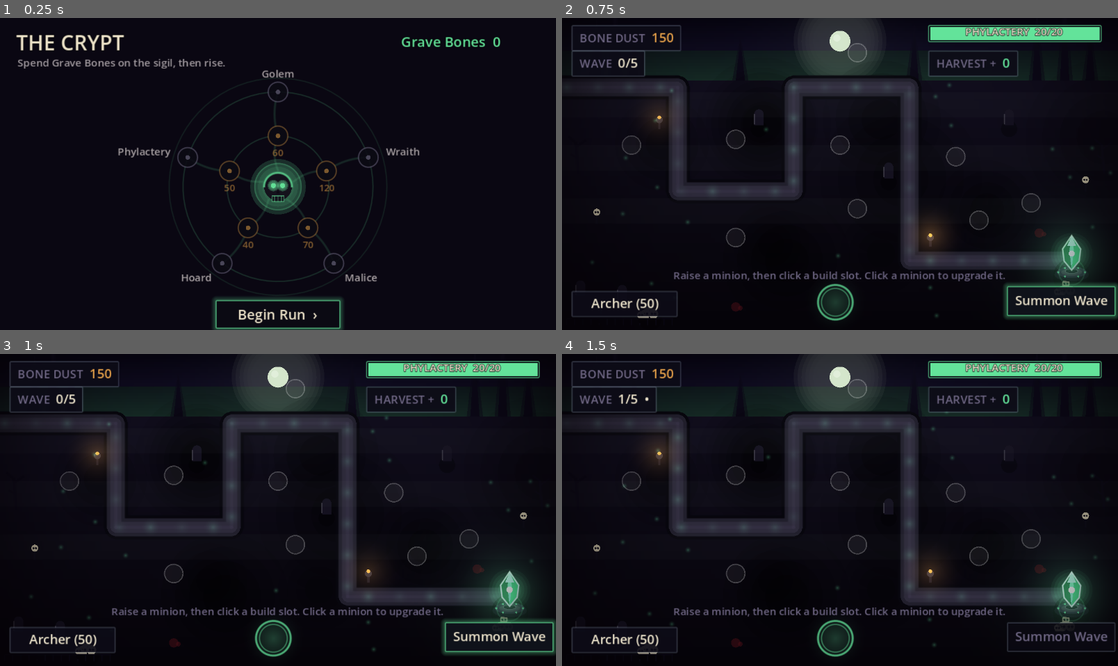
Above: before the commit, frames 1-4 (two rows, left to right).
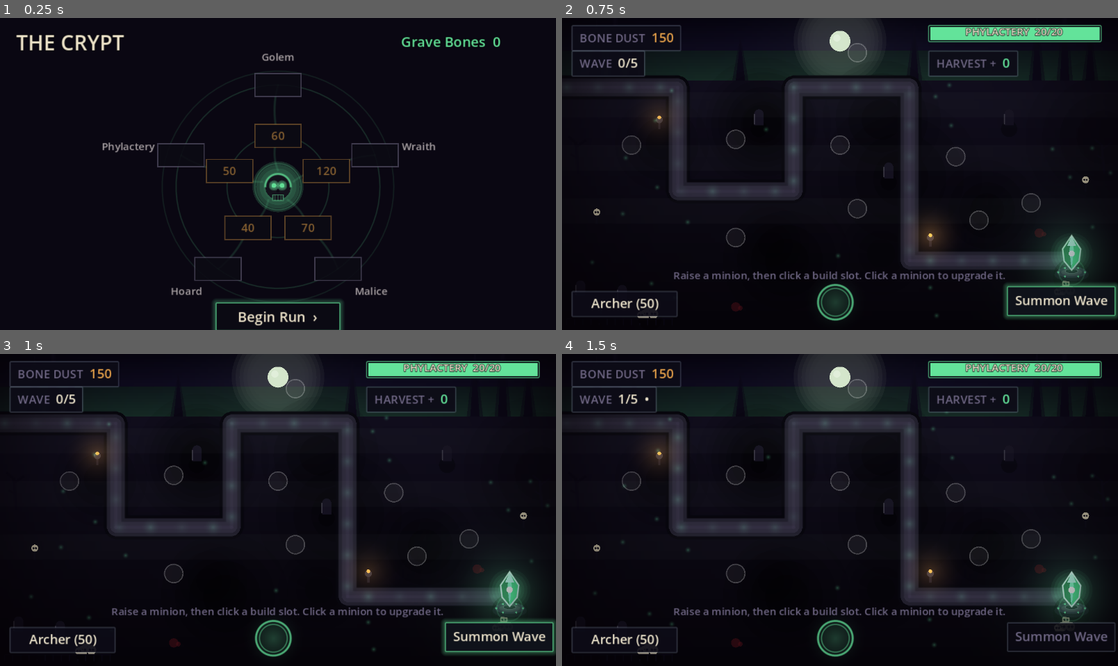
Above: after the commit, the same moments.

Repository: aschollwoeck/debonethemall
Game: Godot game, scene res://scenes/hub/hub.tscn
The game is run twice, just before and just after one commit, with the same random seed, the same clock (stepped at 60 frames per second) and the same inputs.
Inputs:
- Up to frame 1 (0.25 s): no input
- Up to frame 2 (0.75 s): click "Begin Run ›" at 0.5 s
- Up to frame 3 (1 s): no input
- Up to frame 4 (1.5 s): click "Summon Wave" at 1.25 s

The runs differ from the first frame. In frame 1, 5.0% of the frame differs, in the area x 3-79%, y 11-100%; in frame 2, nothing differs; in frame 3, nothing differs; in frame 4, nothing differs.

Commit message:
feat(visual): rectangular sigil nodes, tighter layout (M2b slice 8)
Per feedback: make each clickable skill node a compact rectangular card (cost, or
a green gem when owned) instead of a circle, and tighten the sigil. Keeps the
skull-core + radiating veins + rings; states still read at a glance (owned glow /
amber cost / dim locked), hover shows name+desc, click buys. Dropped the subtitle
to reclaim vertical space; rect hit-testing. Buying/routing/data unchanged.

Co-Authored-By: Claude Opus 4.8 (1M context) <noreply@anthropic.com>
Claude-Session: https://claude.ai/code/session_01P8fbTuTW77i57Wh6oPPauN

Diff:
--- a/scripts/hub/hub.gd
+++ b/scripts/hub/hub.gd
@@ -2,10 +2,11 @@
 ## Hub scene ("The Crypt") — the meta screen and the game's entry point (GDD §5/§10).
 ##
 ## The skill tree is a **necromantic sigil** (art-direction §10): a central glowing skull-core with
-## vein-branches radiating to the route nodes, concentric sigil rings framing it. Node states read
-## at a glance — owned (accent glow), available (amber pulse), locked (dim behind its gate), or
-## met-but-unaffordable (amber dim). Veins light up as a branch is unlocked. Custom-drawn smooth
-## (the UI is the smooth layer); clicking an available node buys it via SkillTree and autosaves.
+## vein-branches radiating to the route nodes, concentric sigil rings framing it. Each node is a
+## compact **rectangular card** (cost, or a gem when owned); states read at a glance — owned
+## (accent glow), available (amber pulse), locked (dim behind its gate), or met-but-unaffordable
+## (amber dim). Veins light up as a branch is unlocked. Custom-drawn smooth (the UI is the smooth
+## layer); hovering a card shows its name/description, and clicking an available card buys it.
 ##
 ## Buying/routing/currency all go through SkillTree + MetaState (unchanged); this file only changes
 ## how the tree is presented and how nodes are picked.
@@ -25,8 +26,8 @@
 # --- sigil geometry (logical 480×270 space) ---
 const CENTER := Vector2(240, 146)
 const R_INNER := 44.0
-const R_OUTER := 82.0
-const NODE_R := 8.5
+const R_OUTER := 88.0
+const CARD := Vector2(40, 20)   # compact rectangular node
 
 # --- palette (art-direction §3) ---
 const ACCENT := Color(0.39, 0.89, 0.60)   # necrotic — owned / lit veins / core
@@ -49,7 +50,7 @@
 	_refresh()
 
 
-## Precomputes each node's position on its spoke (done once; states are read live in _draw).
+## Precomputes each node's card centre on its spoke (done once; states are read live in _draw).
 func _build_sigil() -> void:
 	_sigil_nodes.clear()
 	for i in ROUTES.size():
@@ -68,7 +69,6 @@
 	var title := _label("THE CRYPT", 18, BONE, Vector2(14, 8))
 	title.add_theme_color_override("font_outline_color", Color(0, 0, 0, 0.6))
 	title.add_theme_constant_override("outline_size", 3)
-	_label("Spend Grave Bones on the sigil, then rise.", 9, DIMV.lerp(BONE, 0.4), Vector2(15, 32))
 
 	_balance_label = _label("", 12, ACCENT, Vector2(346, 12))
 	_balance_label.add_theme_color_override("font_outline_color", Color(0, 0, 0, 0.6))
@@ -77,8 +77,8 @@
 	var begin := Button.new()
 	begin.text = "Begin Run  ›"
 	begin.focus_mode = Control.FOCUS_NONE
-	begin.position = Vector2(186, 244)
-	begin.custom_minimum_size = Vector2(108, 20)
+	begin.position = Vector2(186, 246)
+	begin.custom_minimum_size = Vector2(108, 18)
 	begin.add_theme_font_size_override("font_size", 12)
 	begin.add_theme_color_override("font_color", BONE)
 	begin.add_theme_color_override("font_hover_color", Color.WHITE)
@@ -140,20 +140,20 @@
 		var outer: Vector2 = CENTER + dir * R_OUTER
 		_vein(CENTER + dir * 14.0, inner, _vein_color(ROUTES[i]["nodes"][0]))
 		_vein(inner, outer, _vein_color(ROUTES[i]["nodes"][1]))
-	# route titles just past each outer node, aligned outward so they never overlap the node/cost
+	# route titles just past each outer card, aligned outward so they never overlap a card
 	var font := get_theme_default_font()
 	for i in ROUTES.size():
 		var ang := -PI / 2.0 + i * TAU / ROUTES.size()
 		var dir := Vector2(cos(ang), sin(ang))
 		var title: String = ROUTES[i]["title"]
 		var tw := font.get_string_size(title, HORIZONTAL_ALIGNMENT_LEFT, -1, 9).x
-		var tp: Vector2 = CENTER + dir * (R_OUTER + NODE_R + 7.0) + Vector2(0, 3)
+		var tp: Vector2 = CENTER + dir * (R_OUTER + 24.0) + Vector2(0, 3)
 		if dir.x < -0.3:
-			tp.x -= tw                    # left spoke: text ends at the node, extends outward
+			tp.x -= tw                    # left spoke: text ends at the card, extends outward
 		elif dir.x <= 0.3:
 			tp.x -= tw / 2.0              # top/bottom spoke: centre
 		draw_string(font, tp, title, HORIZONTAL_ALIGNMENT_LEFT, -1, 9, DIMV.lerp(BONE, 0.45))
-	# nodes
+	# node cards
 	for n in _sigil_nodes:
 		_draw_node(n, font)
 	# core + hovered info card (on top)
@@ -193,40 +193,43 @@
 	return "locked"
 
 
+## A compact rectangular card: cost when buyable, a gem when owned, dim when locked.
 func _draw_node(n: Dictionary, font: Font) -> void:
 	var pos: Vector2 = n["pos"]
 	var st := _node_state(n["id"])
+	var rect := Rect2(pos - CARD * 0.5, CARD)
 	var pulse := 0.5 + 0.5 * sin(_t * 3.0)
+	var bg := VOID
+	var border: Color
+	var txt := str(int(SkillTree.get_node_def(n["id"]).get("cost", 0)))
+	var txt_col := BONE
 	match st:
 		"owned":
-			_glow(pos, 15.0, ACCENT, 0.5)
-			draw_circle(pos, NODE_R, Color(ACCENT.r, ACCENT.g, ACCENT.b, 0.85))
-			draw_arc(pos, NODE_R, 0.0, TAU, 28, Color.WHITE.lerp(ACCENT, 0.5), 1.5, true)
-			draw_circle(pos, 2.4, VOID)
+			_glow(pos, 15.0, ACCENT, 0.45)
+			bg = Color(ACCENT.r, ACCENT.g, ACCENT.b, 0.22)
+			border = Color.WHITE.lerp(ACCENT, 0.5)
+			txt = ""   # the green gem conveys ownership
 		"avail":
-			_glow(pos, 13.0, AMBER, 0.18 + 0.16 * pulse)
-			draw_circle(pos, NODE_R, VOID)
-			draw_arc(pos, NODE_R, 0.0, TAU, 28, Color(AMBER.r, AMBER.g, AMBER.b, 0.55 + 0.45 * pulse), 1.5, true)
-			draw_circle(pos, 2.2, Color(AMBER.r, AMBER.g, AMBER.b, 0.9))
-			_cost_label(pos, n["id"], AMBER, font)
+			_glow(pos, 12.0, AMBER, 0.14 + 0.14 * pulse)
+			border = Color(AMBER.r, AMBER.g, AMBER.b, 0.55 + 0.45 * pulse)
+			txt_col = AMBER
 		"poor":
-			draw_circle(pos, NODE_R, VOID)
-			draw_arc(pos, NODE_R, 0.0, TAU, 28, Color(AMBER.r, AMBER.g, AMBER.b, 0.34), 1.0, true)
-			draw_circle(pos, 2.0, Color(AMBER.r, AMBER.g, AMBER.b, 0.5))
-			_cost_label(pos, n["id"], Color(AMBER.r, AMBER.g, AMBER.b, 0.55), font)
+			border = Color(AMBER.r, AMBER.g, AMBER.b, 0.34)
+			txt_col = Color(AMBER.r, AMBER.g, AMBER.b, 0.55)
 		_:
-			draw_circle(pos, NODE_R, Color(VOID.r, VOID.g, VOID.b, 0.85))
-			draw_arc(pos, NODE_R, 0.0, TAU, 28, Color(DIMV.r, DIMV.g, DIMV.b, 0.5), 1.0, true)
-			draw_circle(pos, 2.0, Color(DIMV.r, DIMV.g, DIMV.b, 0.6))
+			bg = Color(VOID.r, VOID.g, VOID.b, 0.85)
+			border = Color(DIMV.r, DIMV.g, DIMV.b, 0.5)
+			txt = ""
+	draw_rect(rect, bg)
+	draw_rect(rect, border, false, 1.0)
 	if _hover == n["id"] and st != "locked":
-		draw_arc(pos, NODE_R + 2.5, 0.0, TAU, 30, Color(1, 1, 1, 0.5), 1.0, true)
-
-
-func _cost_label(pos: Vector2, id: String, col: Color, font: Font) -> void:
-	var cost := int(SkillTree.get_node_def(id).get("cost", 0))
-	var txt := str(cost)
-	var w := font.get_string_size(txt, HORIZONTAL_ALIGNMENT_LEFT, -1, 8).x
-	draw_string(font, pos + Vector2(-w / 2.0, NODE_R + 9.0), txt, HORIZONTAL_ALIGNMENT_LEFT, -1, 8, col)
+		draw_rect(rect.grow(2.0), Color(1, 1, 1, 0.5), false, 1.0)
+	if st == "owned":
+		draw_circle(pos, 3.2, VOID)
+		draw_circle(pos, 1.6, Color(ACCENT.r, ACCENT.g, ACCENT.b, 0.9))
+	elif txt != "":
+		var sz := font.get_string_size(txt, HORIZONTAL_ALIGNMENT_LEFT, -1, 10)
+		draw_string(font, pos + Vector2(-sz.x / 2.0, 3.5), txt, HORIZONTAL_ALIGNMENT_LEFT, -1, 10, txt_col)
 
 
 func _glow(pos: Vector2, r: float, col: Color, intensity: float) -> void:
@@ -238,24 +241,24 @@
 ## The central skull-core: a dark cranium with an accent rim, glowing eyes, a hint of jaw.
 func _draw_core() -> void:
 	var pulse := 0.5 + 0.5 * sin(_t * 2.0)
-	_glow(CENTER, 24.0, ACCENT, 0.28 + 0.10 * pulse)
+	_glow(CENTER, 22.0, ACCENT, 0.26 + 0.10 * pulse)
 	# cranium
-	draw_circle(CENTER, 12.0, Color(0.08, 0.07, 0.11))
-	draw_arc(CENTER, 12.0, PI, TAU, 24, Color(ACCENT.r, ACCENT.g, ACCENT.b, 0.75), 1.5, true)
+	draw_circle(CENTER, 11.0, Color(0.08, 0.07, 0.11))
+	draw_arc(CENTER, 11.0, PI, TAU, 24, Color(ACCENT.r, ACCENT.g, ACCENT.b, 0.75), 1.5, true)
 	# jaw
-	draw_rect(Rect2(CENTER.x - 5.0, CENTER.y + 8.0, 10.0, 5.0), Color(0.08, 0.07, 0.11))
-	draw_rect(Rect2(CENTER.x - 5.0, CENTER.y + 8.0, 10.0, 5.0), Color(ACCENT.r, ACCENT.g, ACCENT.b, 0.5), false, 1.0)
-	for tx in [-3.0, 0.0, 3.0]:
-		draw_line(CENTER + Vector2(tx, 8.0), CENTER + Vector2(tx, 13.0), Color(ACCENT.r, ACCENT.g, ACCENT.b, 0.3), 1.0)
+	draw_rect(Rect2(CENTER.x - 4.5, CENTER.y + 7.0, 9.0, 5.0), Color(0.08, 0.07, 0.11))
+	draw_rect(Rect2(CENTER.x - 4.5, CENTER.y + 7.0, 9.0, 5.0), Color(ACCENT.r, ACCENT.g, ACCENT.b, 0.5), false, 1.0)
+	for tx in [-2.5, 0.0, 2.5]:
+		draw_line(CENTER + Vector2(tx, 7.0), CENTER + Vector2(tx, 12.0), Color(ACCENT.r, ACCENT.g, ACCENT.b, 0.3), 1.0)
 	# glowing eye sockets
 	var eye := Color(ACCENT.r, ACCENT.g, ACCENT.b, 0.8 + 0.2 * pulse)
-	_glow(CENTER + Vector2(-4.0, -1.0), 5.0, ACCENT, 0.5)
-	_glow(CENTER + Vector2(4.0, -1.0), 5.0, ACCENT, 0.5)
-	draw_circle(CENTER + Vector2(-4.0, -1.0), 2.2, eye)
-	draw_circle(CENTER + Vector2(4.0, -1.0), 2.2, eye)
+	_glow(CENTER + Vector2(-3.5, -1.0), 4.5, ACCENT, 0.5)
+	_glow(CENTER + Vector2(3.5, -1.0), 4.5, ACCENT, 0.5)
+	draw_circle(CENTER + Vector2(-3.5, -1.0), 2.0, eye)
+	draw_circle(CENTER + Vector2(3.5, -1.0), 2.0, eye)
 	# nasal
-	draw_colored_polygon(PackedVector2Array([CENTER + Vector2(0, 2), CENTER + Vector2(-1.4, 6),
-		CENTER + Vector2(1.4, 6)]), Color(0.05, 0.04, 0.08))
+	draw_colored_polygon(PackedVector2Array([CENTER + Vector2(0, 1.5), CENTER + Vector2(-1.3, 5.0),
+		CENTER + Vector2(1.3, 5.0)]), Color(0.05, 0.04, 0.08))
 
 
 ## A small floating card with the hovered node's name, status and description.
@@ -269,10 +272,10 @@
 		status = "Locked — needs its prerequisite"
 	var status_col := ACCENT if st == "owned" else (AMBER if st != "locked" else DIMV)
 	var card := Vector2(154, 54)
-	# anchor beside the hovered node, clamped on-screen
-	var pos := _node_pos(id) + Vector2(14, -card.y / 2.0)
+	# anchor beside the hovered card, clamped on-screen
+	var pos := _node_pos(id) + Vector2(CARD.x * 0.5 + 6.0, -card.y / 2.0)
 	pos.x = clampf(pos.x, 6.0, 480.0 - card.x - 6.0)
-	pos.y = clampf(pos.y, 44.0, 270.0 - card.y - 26.0)
+	pos.y = clampf(pos.y, 40.0, 270.0 - card.y - 26.0)
 	draw_rect(Rect2(pos, card), Color(0.035, 0.03, 0.07, 0.97))
 	draw_rect(Rect2(pos, card), HAIR, false, 1.0)
 	draw_string(font, pos + Vector2(8, 15), node_name, HORIZONTAL_ALIGNMENT_LEFT, card.x - 16, 9, BONE)
@@ -295,10 +298,10 @@
 			_on_buy(id)
 
 
-## The node id whose disc contains `p` (local coords), or "" if none.
+## The node id whose card contains `p` (local coords), or "" if none.
 func _node_at(p: Vector2) -> String:
 	for n in _sigil_nodes:
-		if p.distance_to(n["pos"]) <= NODE_R + 2.0:
+		if Rect2(n["pos"] - CARD * 0.5, CARD).has_point(p):
 			return n["id"]
 	return ""
 
